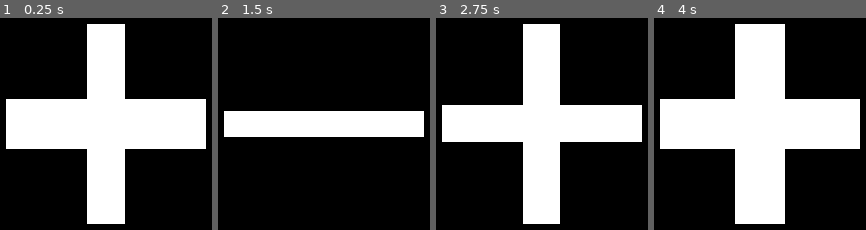
Above: before the commit, frames 1-4 (left to right).
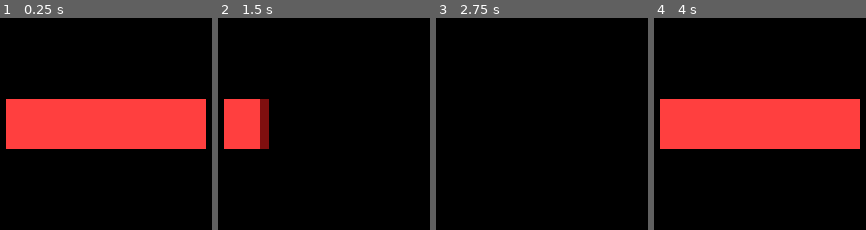
Above: after the commit, the same moments.

Repository: KowalewskajA/GdPath
Game: Godot game, scene res://Game.tscn
Same seed, same stepped clock (60 frames per second), same inputs: the game is played once before the commit and once after it. The project has no main scene, so this scene is started directly.
Inputs (mouse positions are in pixels of both pictures, inside the frame that each line leads up to):
- Up to frame 1 (0.25 s): no input
- Up to frame 2 (1.5 s): tap Enter at 0.5 s; move the mouse to (outside the picture) at 0.52 s; hold D 0.53-1.28 s; click (outside the picture) at 0.6 s; move the mouse to (outside the picture) at 1.27 s; click (outside the picture) at 1.35 s
- Up to frame 3 (2.75 s): move the mouse to (outside the picture) at 2.02 s; hold D from 2.03 s (still down); click (outside the picture) at 2.1 s
- Up to frame 4 (4 s): tap Space at 2.75 s; move the mouse to (outside the picture) at 2.77 s; click (outside the picture) at 2.85 s; tap Enter at 3.5 s; move the mouse to (outside the picture) at 3.52 s; release D at 3.53 s; click (outside the picture) at 3.6 s

The runs differ from the first frame. In frame 1, 35% of the frame differs, in the area x 2-98%, y 2-98%; in frame 2, 14%; in frame 3, 30%; in frame 4, 39%.

Commit message:
Refactored Cross.gd with StackOverflow help, implemented HP_Bar.gd

Diff:
--- a/Game.gd
+++ b/Game.gd
@@ -3,6 +3,7 @@
 var circle
 var hcircle
 var cross
+var hp_bar
 var timer
 var timer_counter: int = 0
 var sum: int
@@ -18,8 +19,10 @@
 #	add_child(circle)
 #	hcircle = HyperCircle.new(600, 450, 50, 10, 120)
 #	add_child(hcircle)
-	cross = Cross.new()
-	add_child(cross)
+#	cross = Cross.new()
+#	add_child(cross)
+	hp_bar = HP_Bar.new()
+	add_child(hp_bar)
 
 #	21. Using only a for loop and one declaration of the after function inside
 #	that loop, print 10 random numbers to the screen with an interval of 0.5
--- a/Objects/Cross.gd
+++ b/Objects/Cross.gd
@@ -4,7 +4,7 @@
 var rect_2:Rect2
 var tween:Tween
 
-#Using only the tween function, tween the w attribute of the first rectangle
+#22. Using only the tween function, tween the w attribute of the first rectangle
 #over 1 second using the in-out-cubic tween mode. After that is done, tween
 #the h attribute of the second rectangle over 1 second using the in-out-cubic
 #tween mode. After that is done, tween both rectangles back to their original
@@ -20,23 +20,18 @@
 func _ready():
 	tween = create_tween()
 	tween.set_ease(Tween.EASE_IN_OUT)
-	tween.set_parallel(true)
-	tween.tween_method(change_width.bind("rect_1"), 50, 0, 1)
-	tween.tween_method(change_height.bind("rect_2"),50, 0, 1).set_delay(1.0)
-	tween.tween_method(change_width.bind("rect_1"), 0, 50, 1).set_delay(2.0)
-	tween.tween_method(change_height.bind("rect_2"),0, 50, 1).set_delay(2.0)
+	tween.tween_property(self, "rect_1:size:x", 0, 1.0)
+	tween.tween_property(self, "rect_2:size:y", 0, 1.0)
+	tween.tween_property(self, "rect_1:size:x", 50, 2.0)
+	tween.parallel().tween_property(self, "rect_2:size:y", 50, 2.0)
 
 # Called every frame. 'delta' is the elapsed time since the previous frame.
 func _process(delta):
 	queue_redraw()
 
 func _draw():
-	draw_rect(
-		create_printable_rect(rect_1), Color.WHITE
-	)
-	draw_rect(
-		create_printable_rect(rect_2), Color.WHITE
-	)
+	draw_rect(create_printable_rect(rect_1), Color.WHITE)
+	draw_rect(create_printable_rect(rect_2), Color.WHITE)
 
 func create_printable_rect(r:Rect2):
 	return Rect2(
@@ -45,15 +40,3 @@
 		r.size.x,
 		r.size.y
 	)
-
-func change_width(val:int, r:String):
-	if r == "rect_1":
-		rect_1.size = Vector2(val, rect_1.size.y)
-	else:
-		rect_2.size = Vector2(val, rect_2.size.y)
-
-func change_height(val:int, r:String):
-	if r == "rect_1":
-		rect_1.size = Vector2(rect_1.size.x, val)
-	else:
-		rect_2.size = Vector2(rect_2.size.x, val)
--- /dev/null
+++ b/Objects/HP_Bar.gd
@@ -0,0 +1,50 @@
+class_name HP_Bar extends Node2D
+
+var rect_bg: Rect2
+var rect_fg: Rect2
+var width: int
+var tween: Tween
+var tween_finished: bool = true
+var rng:= RandomNumberGenerator.new()
+
+#23. For this exercise you should create an HP bar. Whenever the user presses
+#the d key the _HP bar should simulate damage taken. There are two layers to
+#this HP bar, and whenever damage is taken the top layer moves faster while
+#the background one lags behind for a while.
+
+func _init(r1=Rect2(300, 275, 200, 50)):
+	rect_bg = r1
+	rect_fg = r1
+	width = r1.size.x
+
+# Called when the node enters the scene tree for the first time.
+func _ready():
+	tween=create_tween()
+	tween.finished.connect(_on_tween_finished)
+
+# Called every frame. 'delta' is the elapsed time since the previous frame.
+func _process(delta):
+	queue_redraw()
+	#print("HP_Bar: " + str(rect_bg.size.x/width*100) + "%")
+	if Input.is_physical_key_pressed(KEY_D) and rect_fg.size.x > 0 and tween_finished:
+		create_animation()
+
+func _draw():
+	draw_rect(rect_bg, Color8(127, 15, 15))
+	draw_rect(rect_fg, Color8(255, 63, 63))
+
+func create_animation():
+	var dmg = max(randfn(25.0, 8.0), 0)
+	tween=create_tween()
+	tween.set_ease(Tween.EASE_IN_OUT)
+	if rect_bg.size.x - dmg * width/100 < 0:
+		tween.tween_property(self, "rect_fg:size:x", 0, 0.25)
+		tween.tween_property(self, "rect_bg:size:x", 0, 0.40)
+		tween.tween_property(self, "rect_fg:size:x", width, 0.0).set_delay(1)
+		tween.parallel().tween_property(self, "rect_bg:size:x", width, 0.0).set_delay(1)
+	else:
+		tween.tween_property(self, "rect_fg:size:x", rect_bg.size.x - dmg * width/100, 0.25)
+		tween.tween_property(self, "rect_bg:size:x", rect_fg.size.x - dmg * width/100, 0.25)
+
+func _on_tween_finished():
+	tween_finished = true
